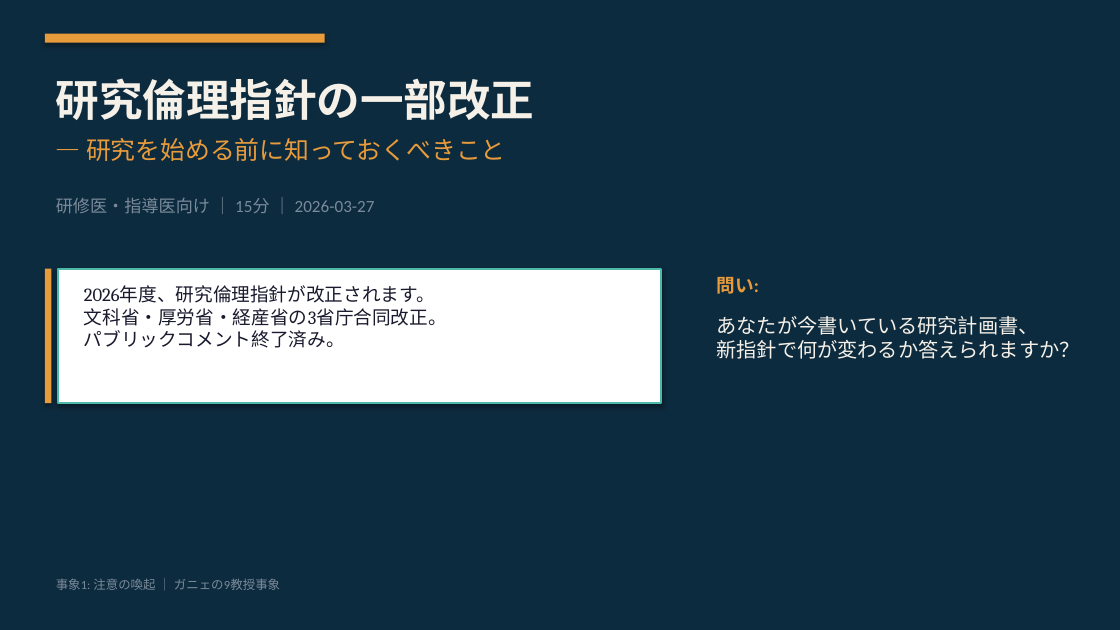
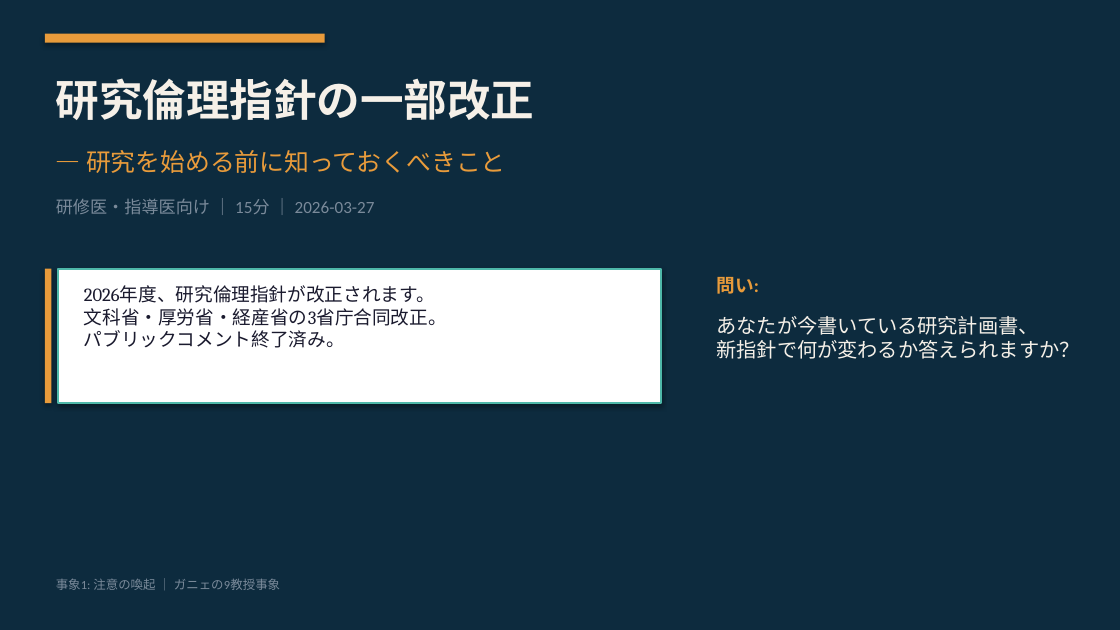
Before and after one commit to Tama831/ai-agent-team-materials, a slide deck: slide 1 of output/education/2026-03-27_ethics-guideline-revision/ethics-guideline-revision_slides_residents.pptx. Drawn at 1120x630 pixels with LibreOffice and Linux fonts; fonts in the diff are those of the drawing. Boxes give left, top, right and bottom in pixels: in the first picture for what was removed or moved away, otherwise in the second. Text is boxed around its words. In the diff, an @@ line names an element or a change of style, - is before the commit and + after.

```diff
--- a/output/education/2026-03-27_ethics-guideline-revision/ethics-guideline-revision_slides_residents.pptx
+++ b/output/education/2026-03-27_ethics-guideline-revision/ethics-guideline-revision_slides_residents.pptx
@@ text "— 研究を始める前に知っておくべきこと": place and size @@
-text "— 研究を始める前に知っておくべきこと" at (86, 138, 506, 161)
+text "— 研究を始める前に知っておくべきこと" at (86, 150, 506, 173)
```
Also in this commit, not shown: 7 other slides changed, 29 other files.
